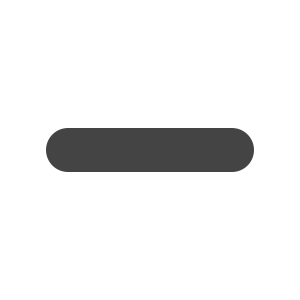
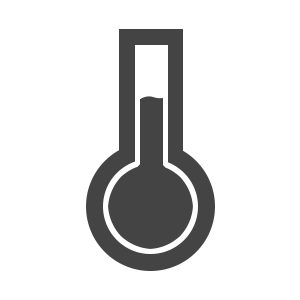
Layer changes from the first 300px x 300px image to the second:
hid group "ARROWS" (7 layers) over (x1=46, y1=45, x2=254, y2=256)
showed group "THERMOSTAT" (7 layers) over (x1=81, y1=29, x2=220, y2=271)
moved "Layer 20" out of group "ALL" over (x1=46, y1=29, x2=254, y2=271)
